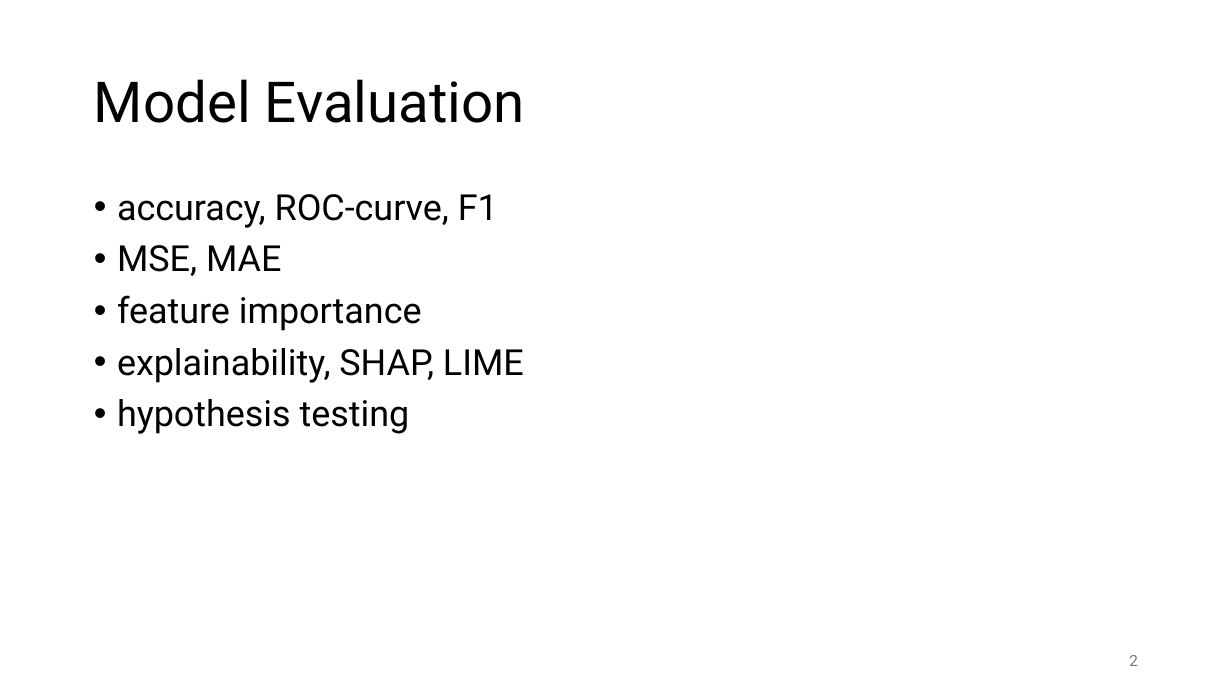
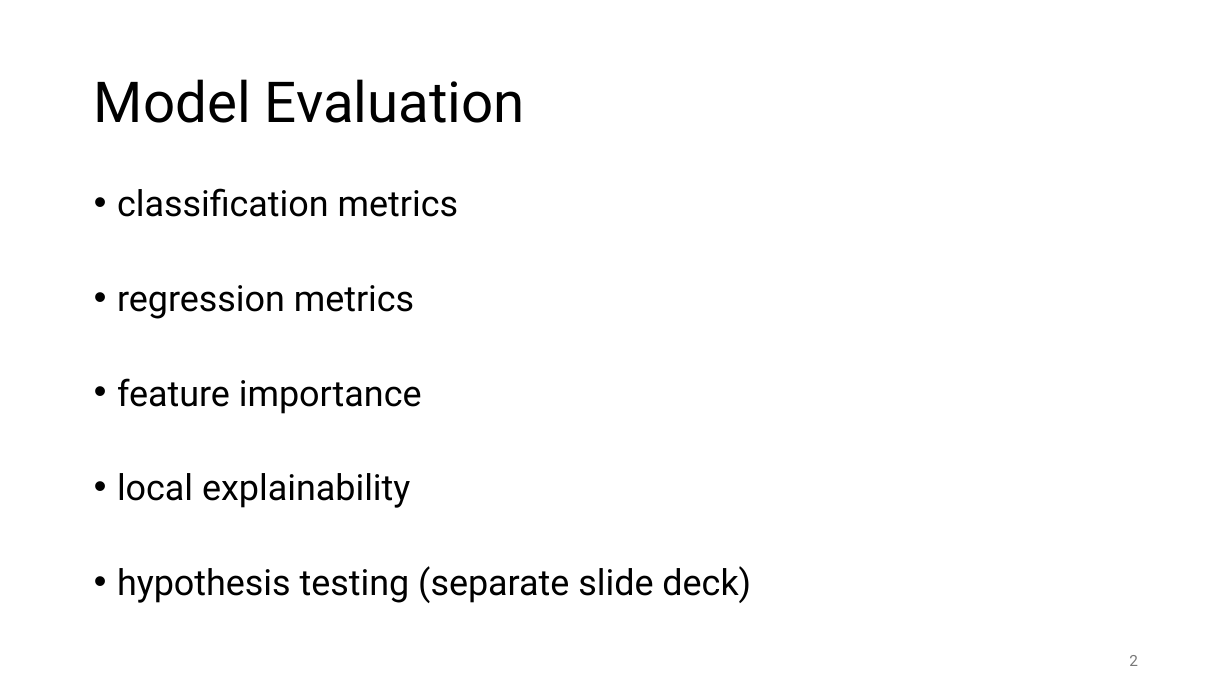
Before and after one commit to FelixWick/data_science, a slide deck: slide 2 of slides/7_model_evaluation.pptx. Drawn at 1232x693 pixels with LibreOffice and Linux fonts; fonts in the diff are those of the drawing. Boxes give left, top, right and bottom in pixels: in the first picture for what was removed or moved away, otherwise in the second. Text is boxed around its words. In the diff, an @@ line names an element or a change of style, - is before the commit and + after.

Commit message:
model evaluation slides

```diff
--- a/slides/7_model_evaluation.pptx
+++ b/slides/7_model_evaluation.pptx
@@ text at (117,188,458,319): text changed @@
-• accuracy, ROC-curve, F1
-• MSE, MAE
+• classification metrics
+• regression metrics
@@ text at (117,378,422,414): line spacing 0.9 to 0.8 @@
@@ text at (117,473,751,603): text changed @@
-• explainability, SHAP, LIME
-• hypothesis testing
+• local explainability
+• hypothesis testing (separate slide deck)
```
Also in this commit, not shown: 6 other slides changed, 24 slides added, 7 slides removed, 2 other files.
